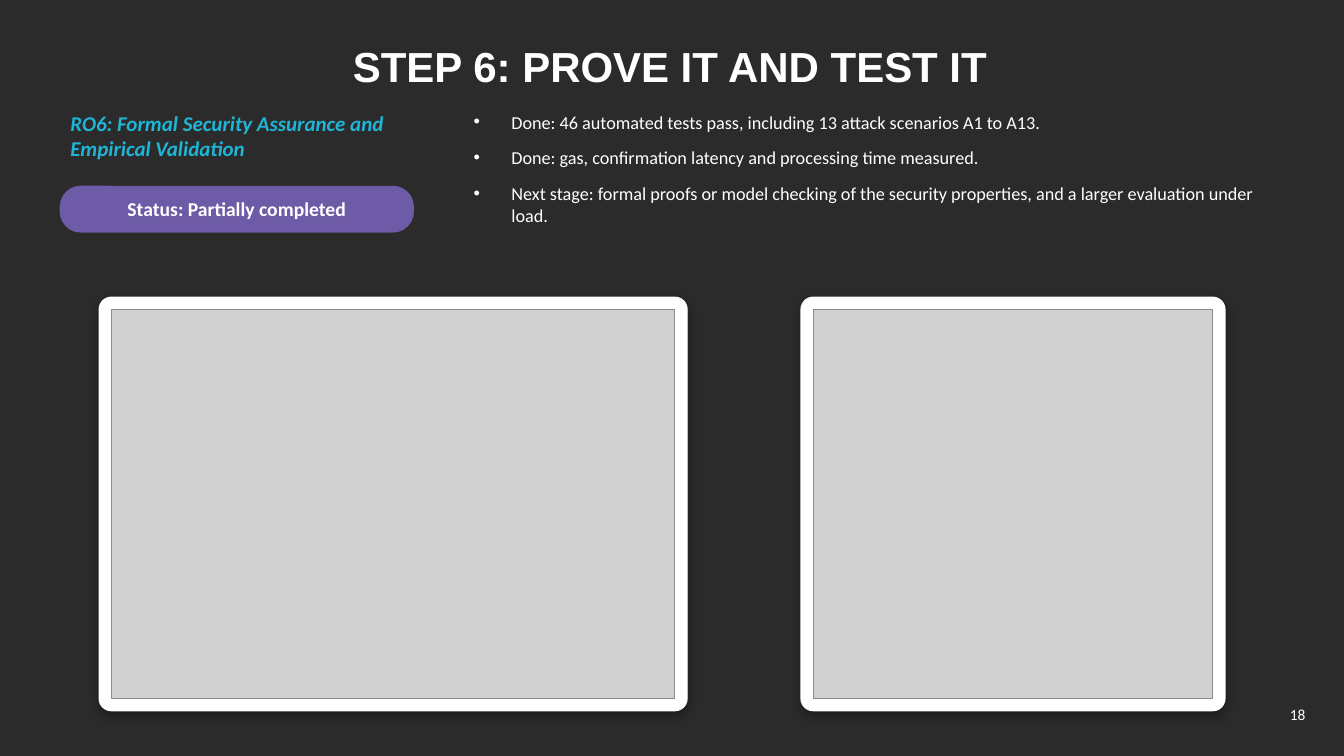
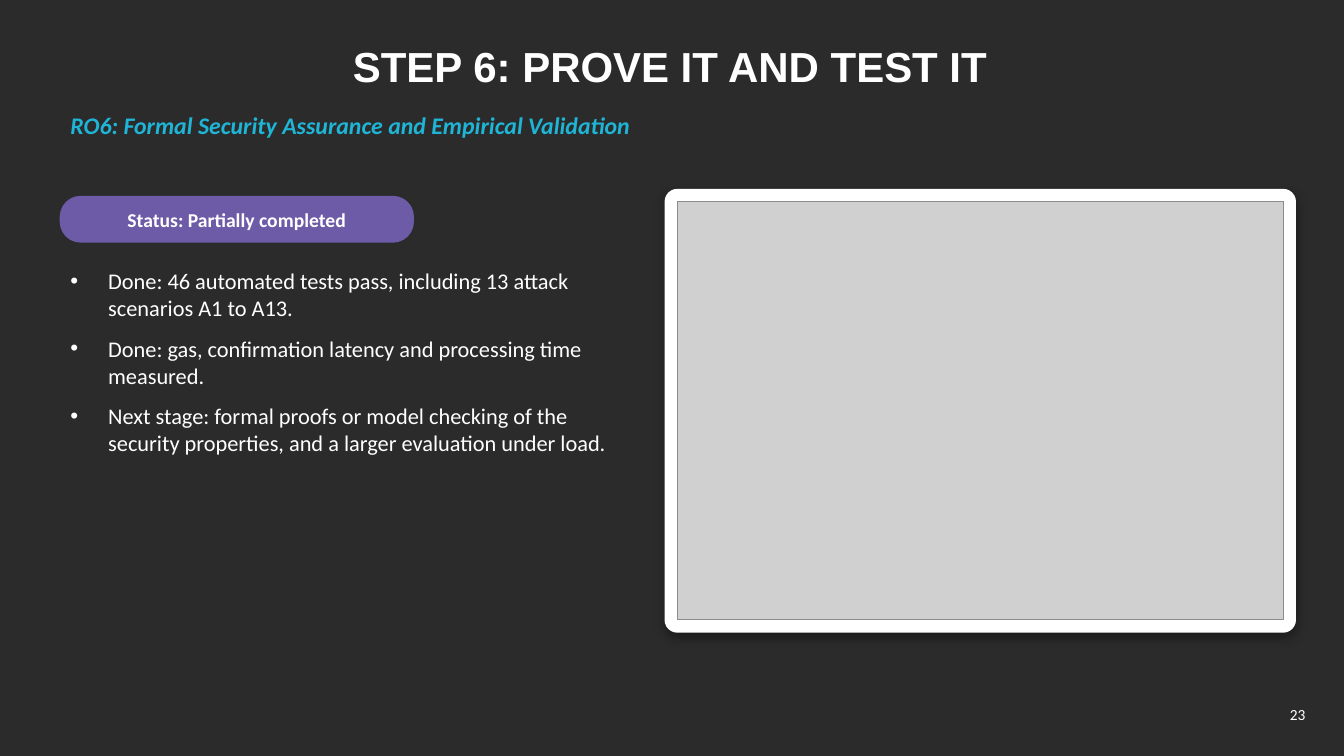
Before and after one commit to yasir12345678900/HealthRWA-Sepolia-Personal-try, a slide deck: slide 23 of docs/Yasir_Candidature_Reassessment_Slides_Simple.pptx (slide 18 before the commit). Drawn at 1344x756 pixels with LibreOffice and Linux fonts; fonts in the diff are those of the drawing; grey boxes stand for pictures; background and template pictures are left out; a plain dark background stands for a picture behind light text. Boxes give left, top, right and bottom in pixels: in the first picture for what was removed or moved away, otherwise in the second. Text is boxed around its words. In the diff, an @@ line names an element or a change of style, - is before the commit and + after.

```diff
--- a/docs/Yasir_Candidature_Reassessment_Slides_Simple.pptx
+++ b/docs/Yasir_Candidature_Reassessment_Slides_Simple.pptx
@@ text "RO6: Formal Security Assurance and ..." at (70, 117, 629, 138): size 15 to 17 pt @@
@@ text "Status: Partially completed": place and size @@
-text "Status: Partially completed" at (127, 202, 346, 219)
+text "Status: Partially completed" at (127, 213, 346, 230)
@@ rounded rectangle: place and size @@
-rounded rectangle at (60, 187, 413, 232)
+rounded rectangle at (60, 197, 413, 242)
@@ rounded rectangle: place and size @@
-rounded rectangle at (99, 297, 687, 711)
+rounded rectangle at (665, 190, 1296, 632)
@@ rounded rectangle at (665, 190, 1296, 632): proportions changed @@
@@ picture: place and size @@
-picture at (111, 310, 675, 699)
+picture at (678, 202, 1284, 620)
@@ text "Done: 46 automated tests pass, ...": place and size @@
-text "Done: 46 automated tests pass, ..." at (511, 116, 1253, 222)
+text "Done: 46 automated tests pass, ..." at (108, 273, 605, 455)
@@ text "Done: 46 automated tests pass, ..." at (108, 273, 605, 455): size 13 to 16 pt @@
@@ rounded rectangle removed at (802, 297, 1225, 711) @@
@@ picture removed at (814, 310, 1213, 699) @@
@@ page number at (1290, 710, 1306, 720): text changed @@
-18
+23
```
Also in this commit, not shown: 5 other slides changed, 6 slides added, 3 other files.
